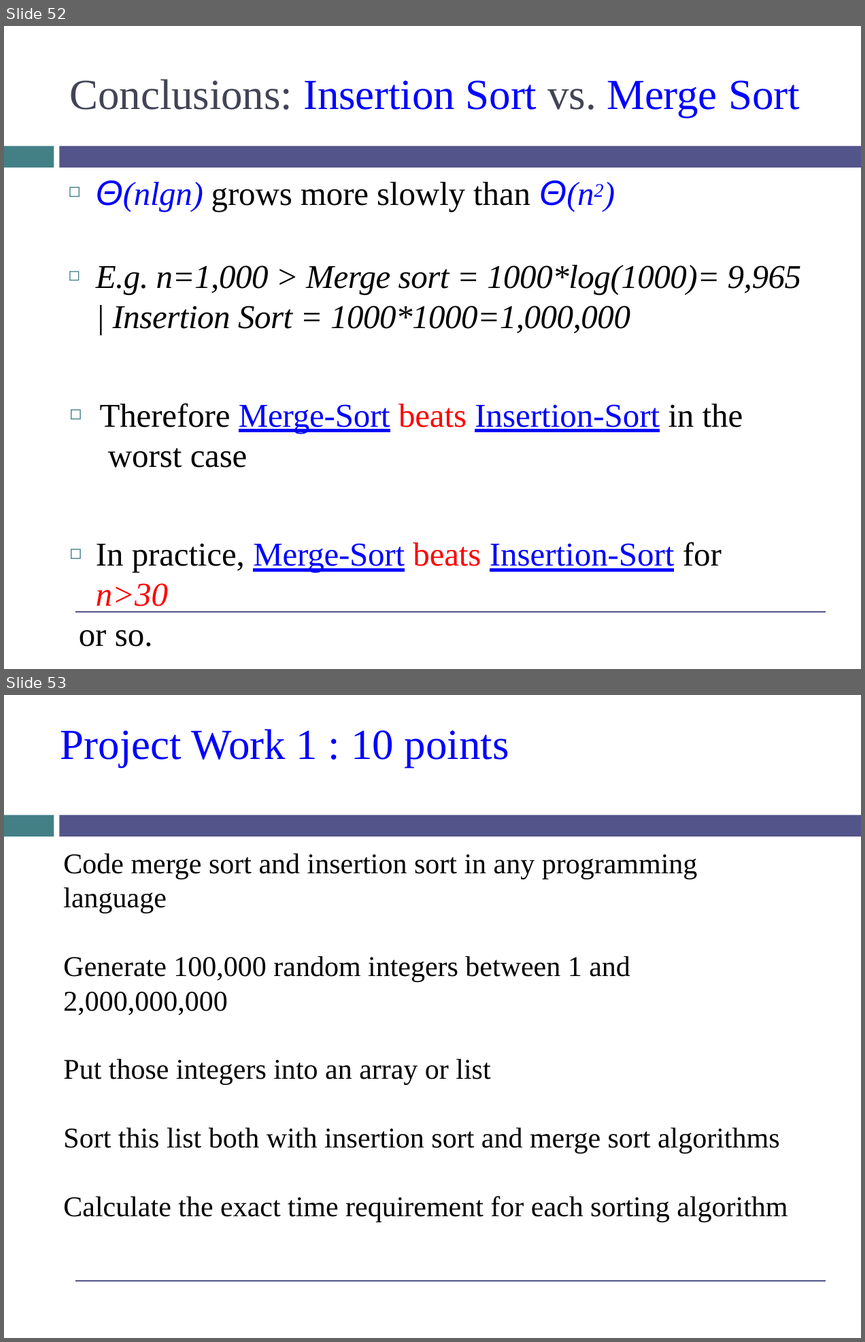
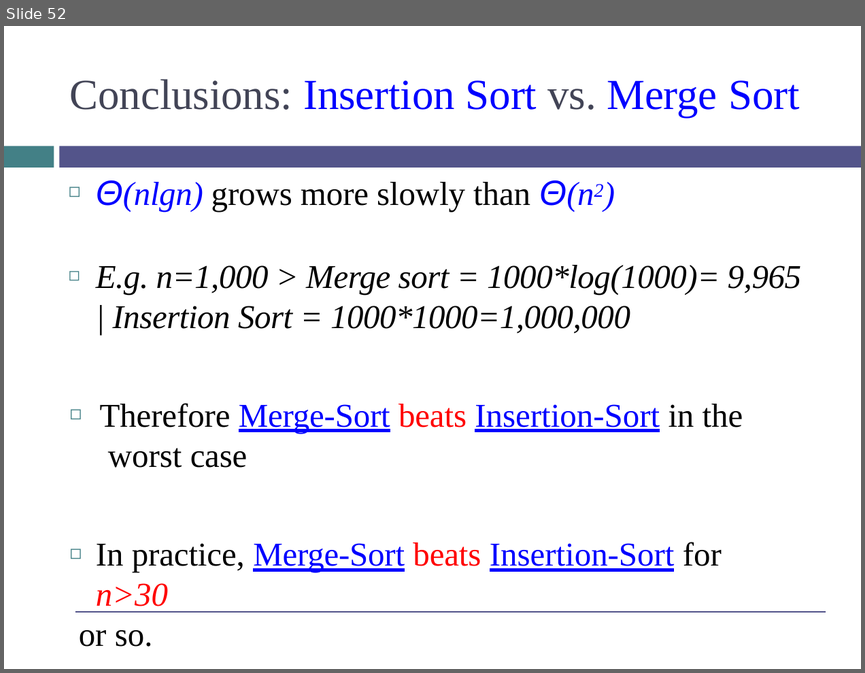
Before and after one commit to FurkanGozukara/Analysis-of-Algorithms-2019, a slide deck: Lecture Slides/01-Intro.pptx. Shown one above the other, each under a label of ours: slides 52 and 53 before the commit, slide 52 after it. The pictures are 865x1342 and 865x673 pixels, drawn with LibreOffice and Linux fonts; fonts in the diff are those of the drawing; background and template pictures are left out. Boxes give left, top, right and bottom in pixels: in the first picture for what was removed or moved away, otherwise in the second. Text is boxed around its words. In the diff, an @@ line names an element or a change of style, - is before the commit and + after.

```diff
--- a/Lecture Slides/01-Intro.pptx
+++ b/Lecture Slides/01-Intro.pptx
@@ slide 53 removed at (x1=4, y1=695, x2=861, y2=1338), background picture (left out); not listed: 3 template elements that a slide beside it also shows @@
@@ title removed at (x1=60, y1=729, x2=509, y2=767) @@
-Project Work 1 : 10 points
@@ text removed at (x1=63, y1=853, x2=787, y2=1222) @@
-Code merge sort and insertion sort in any programming language
-Generate 100,000 random integers between 1 and 2,000,000,000
-Put those integers into an array or list
-Sort this list both with insertion sort and merge sort algorithms
-Calculate the exact time requirement for each sorting algorithm
```
Also in this commit, not shown: 2 other slides removed, 2 other files.
